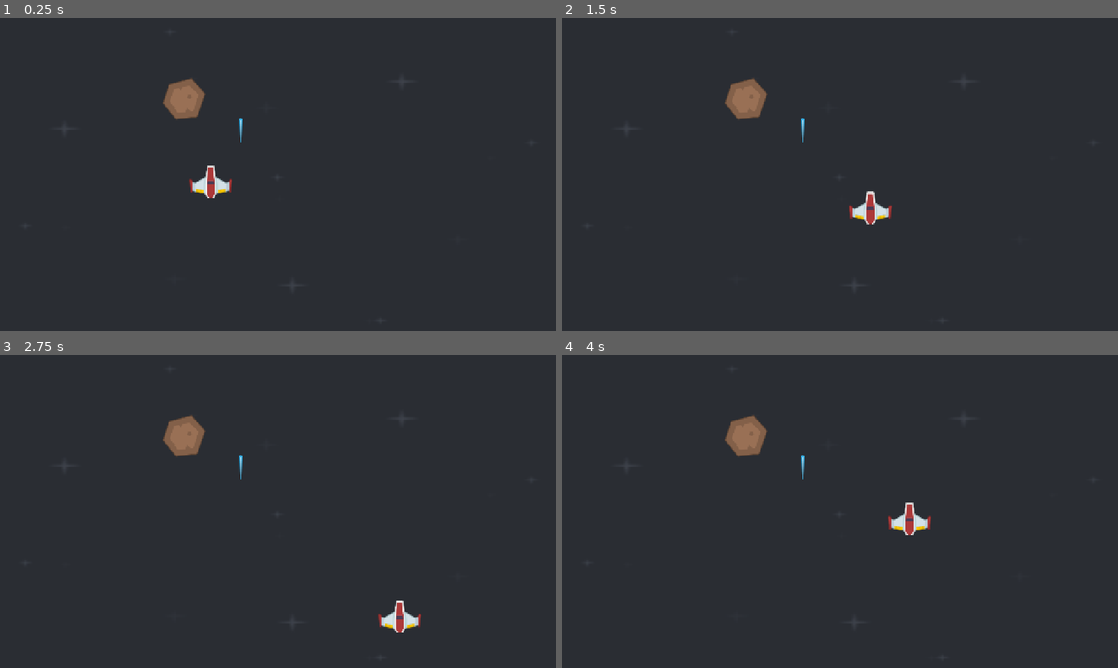
Above: before the commit, frames 1-4 (two rows, left to right).
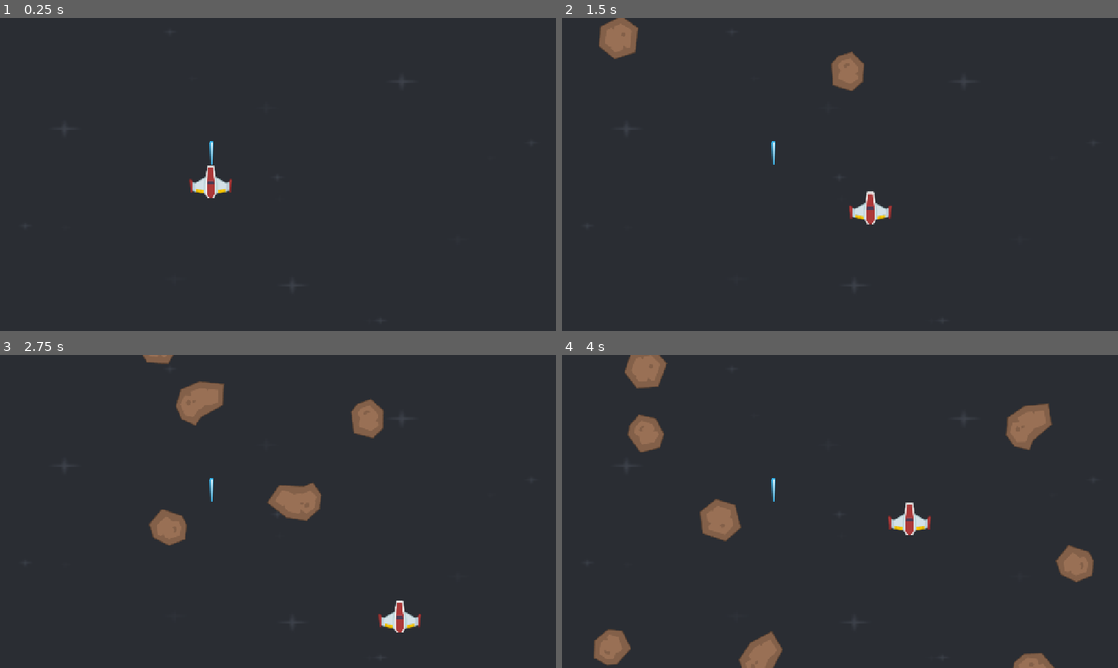
Above: after the commit, the same moments.

Repository: JulianNicholls/NetNinja-Godot-Tutorial
Game: Godot game, scene res://scenes/level.tscn
Two runs of this game, one before a commit and one after it. Both use one fixed random seed, a clock stepped at 60 frames per second and the inputs below.
Inputs:
- Up to frame 1 (0.25 s): no input
- Up to frame 2 (1.5 s): tap Enter at 0.5 s; hold D (right) 0.53-1.28 s; hold S (down) from 1.28 s (still down)
- Up to frame 3 (2.75 s): release S (down) at 2.03 s; hold D (right) from 2.03 s (still down)
- Up to frame 4 (4 s): release D (right) at 2.78 s; hold W (up) 2.78-3.53 s; hold A (left) from 3.53 s (still down)

The runs differ from the first frame. In frame 1, 0.8% of the frame differs, in the area x 29-44%, y 19-47%; in frame 2, 2.1%; in frame 3, 3.7%; in frame 4, 5.6%, in the area x 5-96%, y 0-100%.

Commit message:
Update the meteor movement and random texture, and set the collision layers.

Diff:
--- a/project.godot
+++ b/project.godot
@@ -45,6 +45,13 @@
 ]
 }
 
+[layer_names]
+
+2d_physics/layer_1="Player"
+2d_physics/layer_2="Meteor"
+2d_physics/layer_3="Walls"
+2d_physics/layer_4="Laser"
+
 [physics]
 
 3d/physics_engine="Jolt Physics"
--- a/scenes/laser.tscn
+++ b/scenes/laser.tscn
@@ -7,6 +7,8 @@
 height = 54.0
 
 [node name="Laser" type="Area2D" unique_id=93823501]
+collision_layer = 8
+collision_mask = 2
 
 [node name="LaserImage" type="Sprite2D" parent="." unique_id=1212502667]
 texture = ExtResource("1_xmihv")
--- a/scenes/level.gd
+++ b/scenes/level.gd
@@ -1,4 +1,13 @@
 extends Node2D
 
-func _on_timer_timeout() -> void:
-	print('Meteor')
+# 1. Load the meteor scene
+var meteor_scene: PackedScene = load("res://scenes/meteor.tscn")
+
+func _on_meteor_timer_timeout() -> void:
+	# 2. Create an instance
+	var meteor	= meteor_scene.instantiate()
+
+	meteor.position = Vector2(100, 100)
+
+	# 3. Attach the scene to the tree
+	$Meteors.add_child(meteor)
--- a/scenes/level.tscn
+++ b/scenes/level.tscn
@@ -2,7 +2,6 @@
 
 [ext_resource type="Script" uid="uid://dyys16d60e4g2" path="res://scenes/level.gd" id="1_mx8sn"]
 [ext_resource type="Texture2D" uid="uid://ba1i2dwqq4yva" path="res://assets/Backgrounds/blue.png" id="1_w8frs"]
-[ext_resource type="PackedScene" uid="uid://cyqqgordmh7pa" path="res://scenes/meteor.tscn" id="2_mx8sn"]
 [ext_resource type="PackedScene" uid="uid://wps0hpecyxnr" path="res://scenes/player.tscn" id="3_ppgk2"]
 [ext_resource type="PackedScene" uid="uid://h5awh74k7677" path="res://scenes/laser.tscn" id="5_ppgk2"]
 
@@ -23,42 +22,46 @@
 scale = Vector2(5.042969, 2.8593752)
 texture = ExtResource("1_w8frs")
 
-[node name="Meteor" parent="." unique_id=282230637 instance=ExtResource("2_mx8sn")]
-position = Vector2(424, 186)
-
 [node name="Player" parent="." unique_id=850123184 instance=ExtResource("3_ppgk2")]
 position = Vector2(485, 377)
 
 [node name="Borders" type="Node2D" parent="." unique_id=701964343]
 
 [node name="Right" type="StaticBody2D" parent="Borders" unique_id=759231398]
+collision_layer = 4
 
 [node name="R" type="CollisionShape2D" parent="Borders/Right" unique_id=615705740]
 position = Vector2(1295, 360)
 shape = SubResource("RectangleShape2D_ci1tc")
 
 [node name="Left" type="StaticBody2D" parent="Borders" unique_id=1209060448]
+collision_layer = 4
 
 [node name="L" type="CollisionShape2D" parent="Borders/Left" unique_id=1989113443]
 position = Vector2(-14, 360)
 shape = SubResource("RectangleShape2D_ci1tc")
 
 [node name="Top" type="StaticBody2D" parent="Borders" unique_id=1741671240]
+collision_layer = 4
 
 [node name="T" type="CollisionShape2D" parent="Borders/Top" unique_id=329421287]
 position = Vector2(645, -7)
 shape = SubResource("RectangleShape2D_w8frs")
 
 [node name="Bottom" type="StaticBody2D" parent="Borders" unique_id=1613593699]
+collision_layer = 4
 
 [node name="B" type="CollisionShape2D" parent="Borders/Bottom" unique_id=952435641]
 position = Vector2(643, 733)
 shape = SubResource("RectangleShape2D_mx8sn")
 
-[node name="Timer" type="Timer" parent="." unique_id=1417365342]
+[node name="Laser" parent="." unique_id=93823501 instance=ExtResource("5_ppgk2")]
+position = Vector2(487, 310)
+
+[node name="MeteorTimer" type="Timer" parent="Laser" unique_id=1417365342]
+wait_time = 0.323
 autostart = true
 
-[node name="Laser" parent="." unique_id=93823501 instance=ExtResource("5_ppgk2")]
-position = Vector2(554, 258)
+[node name="Meteors" type="Node2D" parent="." unique_id=550661565]
 
-[connection signal="timeout" from="Timer" to="." method="_on_timer_timeout"]
+[connection signal="timeout" from="Laser/MeteorTimer" to="." method="_on_meteor_timer_timeout"]
--- a/scenes/meteor.gd
+++ b/scenes/meteor.gd
@@ -1,4 +1,29 @@
 extends Area2D
+
+var speed: int;
+var rot: float
+var dirX: float
+
+func _ready() -> void:
+	var rng := RandomNumberGenerator.new()
+
+	var num = rng.randi_range(1, 4)
+	var path: String = "res://assets/PNG/Meteors/meteorBrown_big" + str(num) + ".png"
+	$MeteorImage.texture = load(path)
+
+	var width := get_viewport_rect().size[0]
+	var randomX = rng.randi_range(0, width)
+	var randomY = rng.randi_range(-150, -50);
+
+	speed = rng.randi_range(200, 500)
+	dirX = rng.randi_range(-1, 1)
+	rot = rng.randf_range(-2, 2)
+
+	position = Vector2(randomX, randomY)
+
+func _process(delta: float) -> void:
+	position += Vector2(dirX, 1.0) * speed * delta
+	rotation += rot * delta
 
 func _on_body_entered(body: Node2D) -> void:
 	print('Bang!') # Replace with function body.
--- a/scenes/meteor.tscn
+++ b/scenes/meteor.tscn
@@ -3,13 +3,18 @@
 [ext_resource type="Script" uid="uid://brkwfl1v3w61x" path="res://scenes/meteor.gd" id="1_pxso2"]
 [ext_resource type="Texture2D" uid="uid://di8f25kxllwg5" path="res://assets/PNG/Meteors/meteorBrown_big4.png" id="1_tcwo0"]
 
+[sub_resource type="CircleShape2D" id="CircleShape2D_rgm4q"]
+radius = 50.803543
+
 [node name="Meteor" type="Area2D" unique_id=537624662]
+collision_layer = 2
+collision_mask = 9
 script = ExtResource("1_pxso2")
 
-[node name="Sprite2D" type="Sprite2D" parent="." unique_id=1783468041]
+[node name="MeteorImage" type="Sprite2D" parent="." unique_id=1783468041]
 texture = ExtResource("1_tcwo0")
 
-[node name="CollisionPolygon2D" type="CollisionPolygon2D" parent="." unique_id=1155236634]
-polygon = PackedVector2Array(16, -43, 48, -11, 29, 41, -20, 47, -47, 12, -35, -32)
+[node name="CollisionShape2D" type="CollisionShape2D" parent="." unique_id=1861119177]
+shape = SubResource("CircleShape2D_rgm4q")
 
 [connection signal="body_entered" from="." to="." method="_on_body_entered"]
--- a/scenes/player.tscn
+++ b/scenes/player.tscn
@@ -4,6 +4,7 @@
 [ext_resource type="Script" uid="uid://okioub41sr24" path="res://scenes/player.gd" id="1_g2els"]
 
 [node name="Player" type="CharacterBody2D" unique_id=1474618124]
+collision_mask = 6
 script = ExtResource("1_g2els")
 
 [node name="PlayerShipImage" type="Sprite2D" parent="." unique_id=1738379516]
Binary file added: assets/PNG/Meteors/meteorBrown_big1.png
Binary file added: assets/PNG/Meteors/meteorBrown_big2.png
Binary file added: assets/PNG/Meteors/meteorBrown_big3.png
Not shown, added: icon.svg.import
